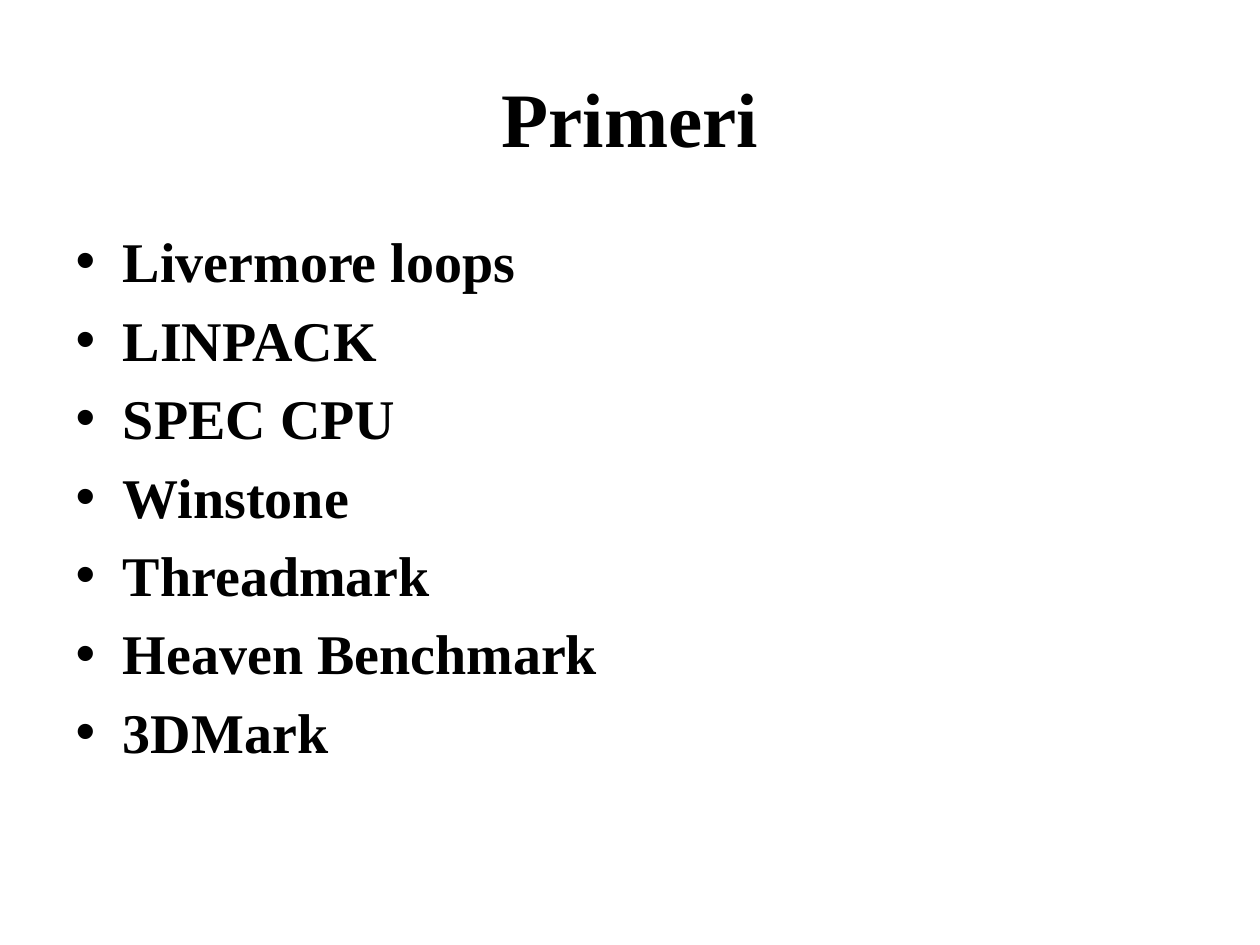
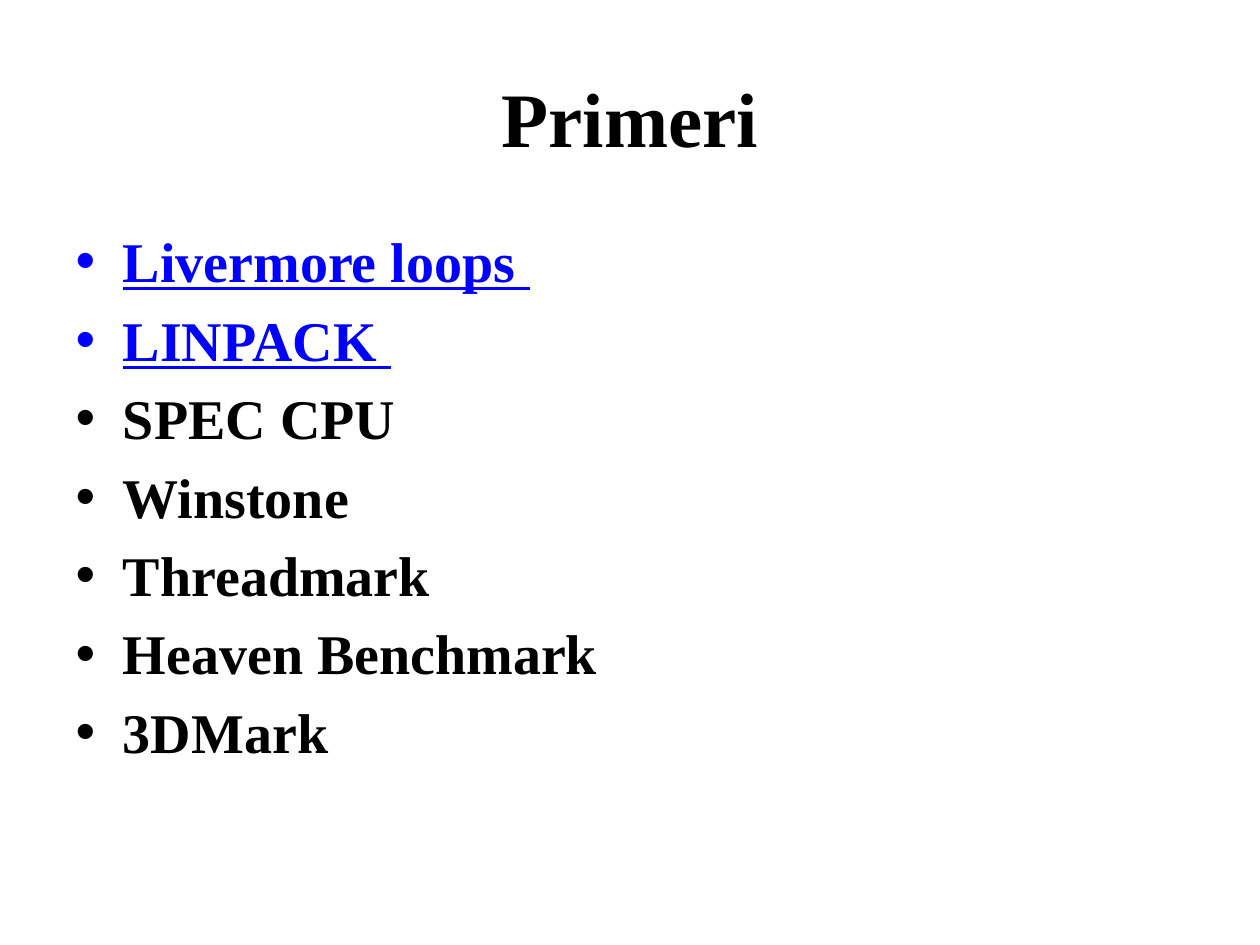
Before and after one commit to Cesarmarti/SPOpaper, a slide deck: slide 8 of Benchmarking.pptx. Drawn at 1260x945 pixels with LibreOffice and Linux fonts; fonts in the diff are those of the drawing; background and template pictures are left out. Boxes give left, top, right and bottom in pixels: in the first picture for what was removed or moved away, otherwise in the second. Text is boxed around its words. In the diff, an @@ line names an element or a change of style, - is before the commit and + after.

```diff
--- a/Benchmarking.pptx
+++ b/Benchmarking.pptx
@@ text at bbox=[123, 243, 515, 369]: text colour #000000 to #0000FF, underline on in "Livermore loops", "LINPACK" @@
```
Also in this commit, not shown: 16 other files.
